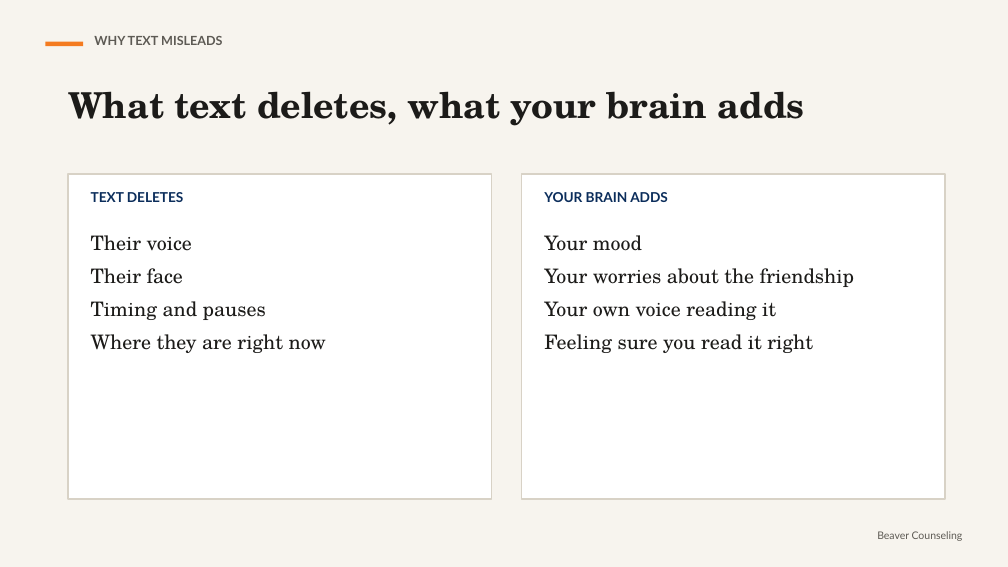
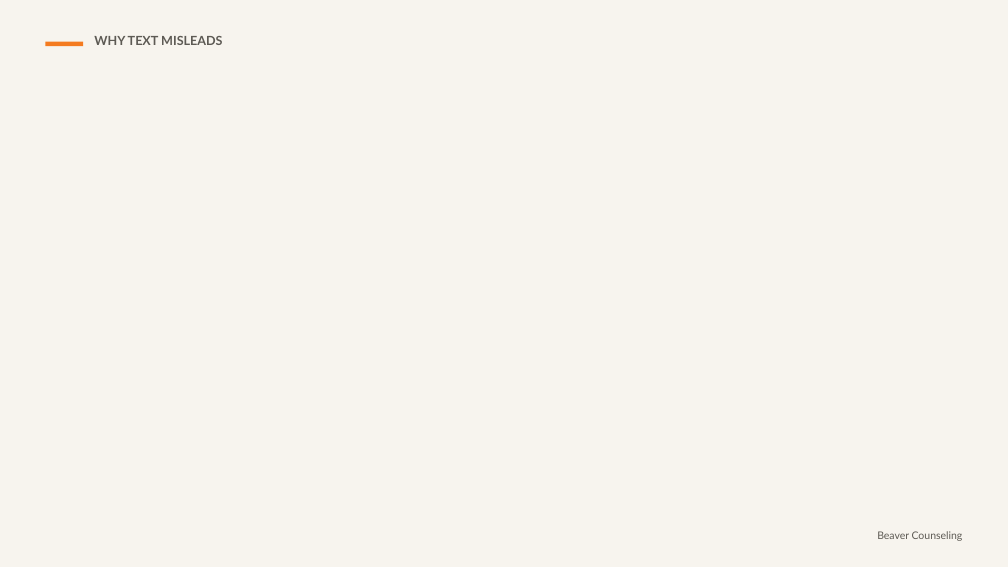
Before and after one commit to rmwtoolkit/bcds-toolkit, a slide deck: slide 4 of decks/group-chat-drama-lesson-v2.pptx. Drawn at 1008x567 pixels with LibreOffice and Linux fonts; fonts in the diff are those of the drawing; background and template pictures are left out. Boxes give left, top, right and bottom in pixels: in the first picture for what was removed or moved away, otherwise in the second. Text is boxed around its words. In the diff, an @@ line names an element or a change of style, - is before the commit and + after.

```diff
--- a/decks/group-chat-drama-lesson-v2.pptx
+++ b/decks/group-chat-drama-lesson-v2.pptx
@@ text removed at [68, 91, 805, 126] @@
-What text deletes, what your brain adds
@@ rectangle removed at [68, 174, 492, 499] @@
@@ rectangle removed at [522, 174, 945, 499] @@
@@ text removed at [91, 192, 184, 202] @@
-TEXT DELETES
@@ text removed at [544, 192, 668, 202] @@
-YOUR BRAIN ADDS
@@ text removed at [91, 235, 326, 353] @@
-Their voice
-Their face
-Timing and pauses
-Where they are right now
@@ text removed at [544, 235, 854, 353] @@
-Your mood
-Your worries about the friendship
-Your own voice reading it
-Feeling sure you read it right
```
Also in this commit, not shown: 11 other slides changed, 9 slides added, 2 slides removed, 12 other files.
